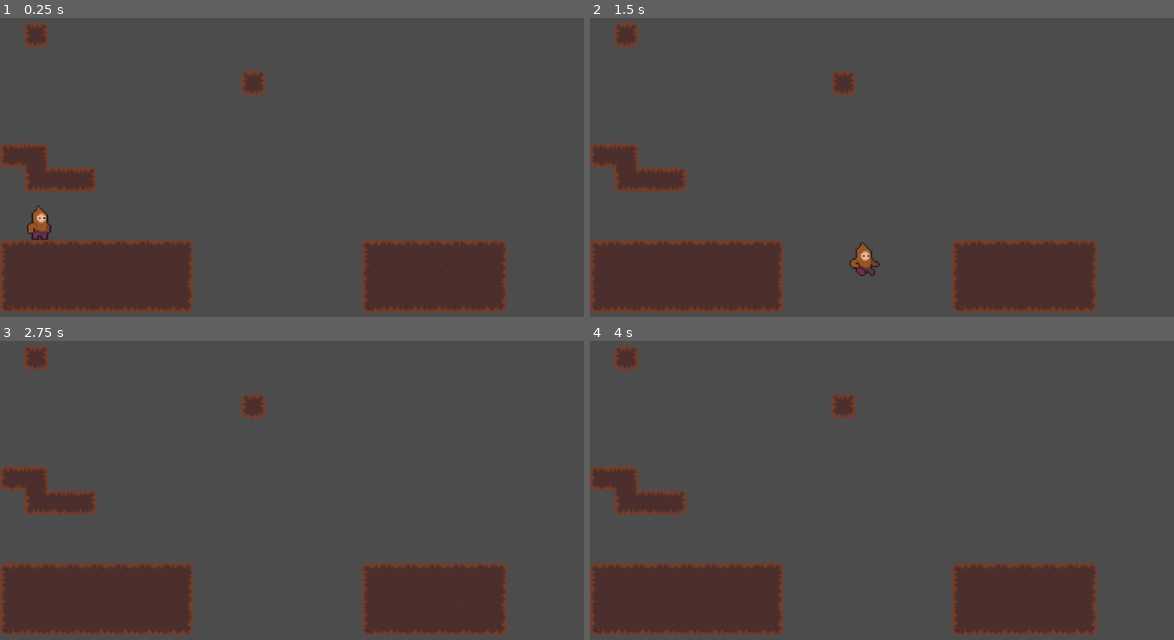
Above: before the commit, frames 1-4 (two rows, left to right).
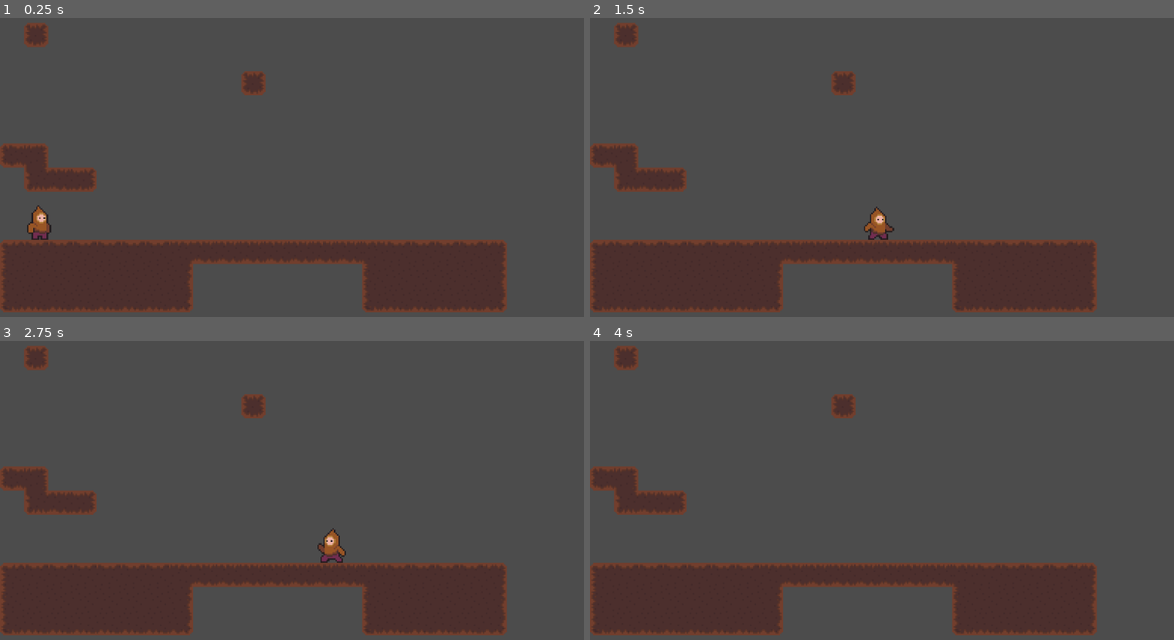
Above: after the commit, the same moments.

Repository: PaulStamas/Manlet
Game: Godot game, scene res://Main.tscn
Same seed, same stepped clock (60 frames per second), same inputs: the game is played once before the commit and once after it.
Inputs:
- Up to frame 1 (0.25 s): no input
- Up to frame 2 (1.5 s): tap Enter at 0.5 s; hold Right (ui_right) from 0.53 s (still down); tap Up (ui_up) at 0.77 s
- Up to frame 3 (2.75 s): tap Up (ui_up) at 1.52 s; release Right (ui_right) at 2.03 s; hold Left (ui_left) from 2.03 s (still down)
- Up to frame 4 (4 s): release Left (ui_left) at 2.78 s; hold Right (ui_right) from 2.78 s (still down); tap Up (ui_up) at 3.02, 3.77 s

The runs differ from the first frame. In frame 1, 2.4% of the frame differs, in the area x 29-66%, y 74-83%; in frame 2, 2.8%, in the area x 29-66%, y 63-87%; in frame 3, 2.7%; in frame 4, 2.4%.

Commit message:
momentum conserved on jumps and swings

Diff:
--- a/Manlet 0.1/Main.tscn
+++ b/Manlet 0.1/Main.tscn
@@ -39,4 +39,4 @@
 cell_size = Vector2( 160, 160 )
 cell_custom_transform = Transform2D( 0, 0, 0, 0, 0, 0 )
 format = 1
-tile_data = PoolIntArray( 131073, 0, 65542, 262154, 0, 65542 …(151 unchanged characters)…  720901, 0, 1, 720902, 0, 1, 720903, 0, 2, 720911, 0, 0, 720912, 0, 1, 720913, 0, 1, 720914, 0, …(550 unchanged characters)…
+tile_data = PoolIntArray( 131073, 0, 65542, 262154, 0, 65542 …(151 unchanged characters)…  720901, 0, 1, 720902, 0, 1, 720903, 0, 196610, 720904, 0, 5, 720905, 0, 5, 720906, 0, 5, 720907, 0, 5, 720908, 0, 5, 720909, 0, 5, 720910, 0, 5, 720911, 0, 196609, 720912, 0, 1, 720913, 0, 1, 720914, 0, …(550 unchanged characters)…
--- a/Manlet 0.1/Manlet.gd
+++ b/Manlet 0.1/Manlet.gd
@@ -22,12 +22,15 @@
 var last_state2 = null
 
 const GRAVITY = 30
-const AMBIENT_FRICTION = .85
+const AIR_FRICTION = .99
+const AIR_ACCEL = 80
+const AIR_MAX_SPEED = 500
+const FLOOR_FRICTION = .85
 const WALL_FRICTION = .75
 const ACCEL = 80
-const PLAYER_MAX_STOP_SPEED = 20
+const PLAYER_MAX_STOP_SPEED = ACCEL * FLOOR_FRICTION
 const JUMP_VEL = -630
-const WALL_JUMP_VEL = -800
+const WALL_JUMP_VEL = Vector2(-700, -630)
 const BAD_WALL_JUMP_MULT = 0.75
 
 var velocity = Vector2(0, 0)
@@ -67,6 +70,8 @@
 var rope_length
 var swing_accel
 var swing_vel = 0
+const MAX_SWING_VEL = 0.14
+var swing_pos: Vector2
 
 var animation_finished = false
 
@@ -99,18 +104,23 @@
 			shoot_hook()
 		RUN:
 			run(delta)
+			h_movement(delta)
 			shoot_hook()
 		JUMP:
 			jump(delta)
+			h_air_movement(delta)
 			shoot_hook()
 		FALL:
 			fall(delta)
+			h_air_movement(delta)
 			shoot_hook()
 		ON_WALL:
 			on_wall(delta)
+			h_movement(delta)
 			shoot_hook()
 		WALL_JUMP:
 			wall_jump(delta)
+			h_movement(delta)
 			shoot_hook()
 		SWING:
 			swing(delta)
@@ -145,7 +155,7 @@
 
 		JUMP:
 			state = JUMP
-			jump_init()
+			jump_init(delta)
 			player_sprite.play("JumpStart")
 			#Jump_init in jump
 
@@ -191,7 +201,6 @@
 		if hook_shot.get_class() == "Area2D":
 			if hook_shot.attached:
 				set_state2(HOOK_SHOT_ATTACHED)
-				return
 
 	if state == IDLE or state == RUN:
 		if input_up:
@@ -236,17 +245,13 @@
 					set_state(WALL_JUMP, delta)
 
 			elif state2 == HOOK_SHOT_ATTACHED:
+				print("yes")
 				set_state(SWING, delta)
 
 
 		ON_WALL:
-			if !(player_dir == "left" and input_left):
-				if !is_on_wall():
-					set_state(FALL, delta)
-
-			elif !(player_dir == "right" and input_right):
-				if !is_on_wall():
-					set_state(FALL, delta)
+			if !is_on_wall():
+				set_state(FALL, delta)
 
 			if input_wall_jump:
 				set_state(WALL_JUMP, delta)
@@ -258,14 +263,6 @@
 		SWING:
 			if is_on_floor():
 				set_state(IDLE, delta)
-
-			elif is_on_ceiling():
-				set_state(FALL, delta)
-				set_state2(NONE)
-
-			elif is_on_wall():
-				set_state(ON_WALL, delta)
-				set_state2(NONE)
 
 			elif input_up:
 				set_state(JUMP, delta)
@@ -287,8 +284,6 @@
 	elif player_dir == "right":
 		player_sprite.flip_h = false
 
-	velocity.x *= AMBIENT_FRICTION
-
 func persistant_change_state():
 	pass
 
@@ -296,24 +291,22 @@
 	pass
 
 func run(delta):
-	h_movement(delta)
 	#animation rate
-	var rate_scale = 30000 * delta
+	var rate_scale = 40000 * delta
 	if rate_scale != 0:
 		player_sprite.speed_scale = abs(velocity.x)/rate_scale
+
 
 func jump(delta):
 	if animation_finished:
 		animation_finished = false
 		player_sprite.play("AirUp")
-	h_movement(delta)
 
 
 func fall(delta):
-	h_movement(delta)
+	pass
 
 func on_wall(delta):
-	h_movement(delta)
 	velocity.x = 0;
 	for i in get_slide_count():
 		var collision = get_slide_collision(i)
@@ -329,24 +322,24 @@
 				velocity.y *= WALL_FRICTION
 
 func wall_jump(delta):
-	h_movement(delta)
+	pass
 
 func wall_jump_init():
 	if wall_jump_dir == "left":
 		if last_wall_jump_dir == "left":
-			velocity.x = -WALL_JUMP_VEL * BAD_WALL_JUMP_MULT
-			velocity.y = JUMP_VEL * 0.25
+			velocity.x = -WALL_JUMP_VEL.x * BAD_WALL_JUMP_MULT
+			velocity.y = WALL_JUMP_VEL.y * 0.25
 		else:
-			velocity.x = -WALL_JUMP_VEL
-			velocity.y = JUMP_VEL
+			velocity.x = -WALL_JUMP_VEL.x
+			velocity.y = WALL_JUMP_VEL.y
 		last_wall_jump_dir = "left"
 	elif wall_jump_dir == "right":
 		if last_wall_jump_dir == "right":
-			velocity.x = WALL_JUMP_VEL * BAD_WALL_JUMP_MULT
-			velocity.y = JUMP_VEL * 0.25
+			velocity.x = WALL_JUMP_VEL.x * BAD_WALL_JUMP_MULT
+			velocity.y = WALL_JUMP_VEL.y * 0.25
 		else:
-			velocity.x = WALL_JUMP_VEL
-			velocity.y = JUMP_VEL
+			velocity.x = WALL_JUMP_VEL.x
+			velocity.y = WALL_JUMP_VEL.y
 		last_wall_jump_dir = "right"
 
 func swing(delta):
@@ -356,21 +349,22 @@
 	swing_vel *= .999
 
 	#SWING H_MOVEMENT
-	if Input.is_action_pressed("ui_right"):
-		swing_vel -= abs(swing_vel/200)
-		player_dir = "right"
-	elif Input.is_action_pressed("ui_left"):
-		player_dir = "left"
-		swing_vel += abs(swing_vel/200)
+	if abs(swing_vel) < MAX_SWING_VEL:
+		if Input.is_action_pressed("ui_right"):
+			swing_vel -= abs(swing_vel/200)
+			player_dir = "right"
+		elif Input.is_action_pressed("ui_left"):
+			player_dir = "left"
+			swing_vel += abs(swing_vel/200)
+
 
 	angle += swing_vel
 
 	#GET SWING POSITION
-	var pos: Vector2
-	pos.x = hook_shot.position.x - rope_length * sin(angle)
-	pos.y = hook_shot.position.y + rope_length * cos(angle)
-
-	position = pos
+	swing_pos.x = rope_length * sin(angle)
+	swing_pos.y = rope_length * cos(angle)
+
+	position = Vector2(hook_shot.position.x - swing_pos.x, hook_shot.position.y + swing_pos.y)
 
 func swing_init(pos1, pos2):
 	swing_vel = -velocity.x/6000
@@ -379,20 +373,18 @@
 	var adj = pos1.y - pos2.y
 	var theta = -acos(adj / rope_length)
 	if pos1.x - pos2.x < 0:
-		print("yes")
 		theta *= -1
 	angle = theta
 
-func jump_init():
+func jump_init(delta):
 	if last_state == SWING:
-		if player_dir == "left":
-			velocity.x = WALL_JUMP_VEL * abs(swing_vel) * 10
-		if player_dir == "right":
-			velocity.x = -WALL_JUMP_VEL * abs(swing_vel) * 10
-
-		velocity.y = JUMP_VEL * abs(swing_vel) * 10
+		velocity.x = swing_pos.y * delta * 4000 * -swing_vel
+		velocity.y = -swing_pos.x * delta * 4000 * swing_vel
+
 	else:
-		velocity.y = JUMP_VEL
+			velocity.y = JUMP_VEL
+
+	print(velocity)
 
 #States2
 func hook_shot_attached():
@@ -428,8 +420,22 @@
 		velocity.x += ACCEL
 		player_dir = "right"
 	else:
-		velocity.x *= AMBIENT_FRICTION
-
+		#stops player for better feel, not redundant
+		velocity.x *= WALL_FRICTION
+
+	velocity.x *= FLOOR_FRICTION
+
+func h_air_movement(delta):
+	if input_left and !input_right:
+		if velocity.x > -AIR_MAX_SPEED:
+			velocity.x -= AIR_ACCEL
+			player_dir = "left"
+	elif input_right and !input_left:
+		if velocity.x < AIR_MAX_SPEED:
+			velocity.x += AIR_ACCEL
+			player_dir = "right"
+
+	velocity.x *= AIR_FRICTION
 
 func _on_Timer_timeout():
 	float_jump_available = false
